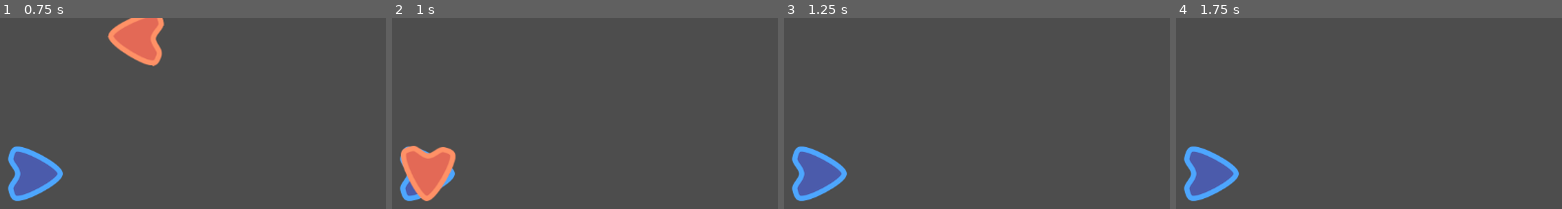
Above: before the commit, frames 1-4 (left to right).
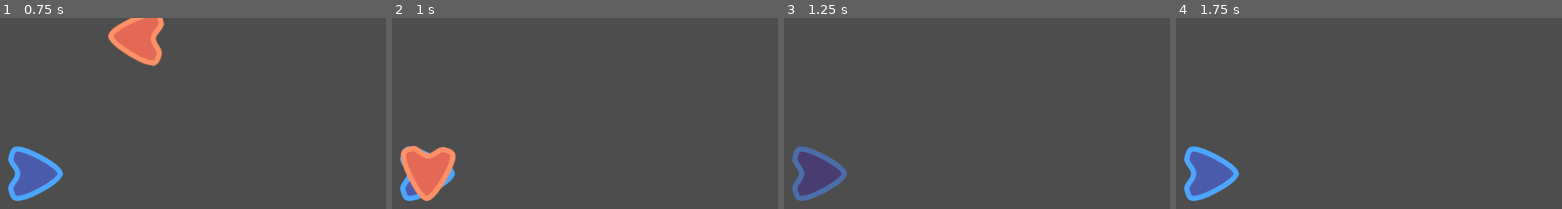
Above: after the commit, the same moments.

Repository: almightobasadre/Almightos-Godot-Practice-Projects
Game: Godot game, scene res://custom_signal_gd.tscn
Two runs of this game, one before a commit and one after it. Both use one fixed random seed, a clock stepped at 60 frames per second and the inputs below.
Inputs:
- Up to frame 1 (0.75 s): no input
- Up to frame 2 (1 s): no input
- Up to frame 3 (1.25 s): no input
- Up to frame 4 (1.75 s): no input
The pictures show only the part of the screen within x 20-70%, y 15-65%; the shares and areas given below are measured in that part.

Frames 1-2 are identical in both runs. In frame 3, 2.8% of the frame differs, in the area x 2-17%, y 67-96%; in frame 4, nothing differs.

Commit message:
Added damage feedback to player

Diff:
--- a/T004_CustomSignals_GD (2DM)/scenes/player_gd.tscn
+++ b/T004_CustomSignals_GD (2DM)/scenes/player_gd.tscn
@@ -1,10 +1,48 @@
-[gd_scene load_steps=4 format=3 uid="uid://d0wjm1o5klb8p"]
+[gd_scene load_steps=7 format=3 uid="uid://d0wjm1o5klb8p"]
 
 [ext_resource type="Script" path="res://scripts/player_gd.gd" id="1_34v5a"]
 [ext_resource type="Texture2D" uid="uid://cyup1t16nnjm6" path="res://assets/topdown-player.svg" id="1_ny5m1"]
 
 [sub_resource type="CircleShape2D" id="CircleShape2D_c77w3"]
 radius = 29.0
+
+[sub_resource type="Animation" id="Animation_sayae"]
+resource_name = "take_damage"
+length = 0.4
+tracks/0/type = "value"
+tracks/0/imported = false
+tracks/0/enabled = true
+tracks/0/path = NodePath("Sprite2D:modulate")
+tracks/0/interp = 1
+tracks/0/loop_wrap = true
+tracks/0/keys = {
+"times": PackedFloat32Array(0, 0.1, 0.2, 0.3, 0.4),
+"transitions": PackedFloat32Array(1, 1, 1, 1, 1),
+"update": 0,
+"values": [Color(1, 1, 1, 1), Color(0.952941, 0.32549, 0.32549, 1), Color(1, 1, 1, 1), Color(0.952941, 0.32549, 0.32549, 1), Color(1, 1, 1, 1)]
+}
+
+[sub_resource type="Animation" id="Animation_7nbbh"]
+resource_name = "idle"
+length = 0.001
+tracks/0/type = "value"
+tracks/0/imported = false
+tracks/0/enabled = true
+tracks/0/path = NodePath("Sprite2D:modulate")
+tracks/0/interp = 1
+tracks/0/loop_wrap = true
+tracks/0/keys = {
+"times": PackedFloat32Array(0),
+"transitions": PackedFloat32Array(1),
+"update": 0,
+"values": [Color(1, 1, 1, 1)]
+}
+
+[sub_resource type="AnimationLibrary" id="AnimationLibrary_getrm"]
+_data = {
+"idle": SubResource("Animation_7nbbh"),
+"take_damage": SubResource("Animation_sayae")
+}
 
 [node name="PlayerGD" type="Area2D"]
 position = Vector2(300, 325)
@@ -18,3 +56,7 @@
 shape = SubResource("CircleShape2D_c77w3")
 
 [node name="AnimationPlayer" type="AnimationPlayer" parent="."]
+libraries = {
+"": SubResource("AnimationLibrary_getrm")
+}
+autoplay = "idle"
--- a/T004_CustomSignals_GD (2DM)/scripts/player_gd.gd
+++ b/T004_CustomSignals_GD (2DM)/scripts/player_gd.gd
@@ -7,7 +7,7 @@
 	if health < 0:
 		health = 0
 
-	print(health)
+	get_node("AnimationPlayer").play("take_damage")
 
 func _on_area_entered(area):
 	take_damage(2)
